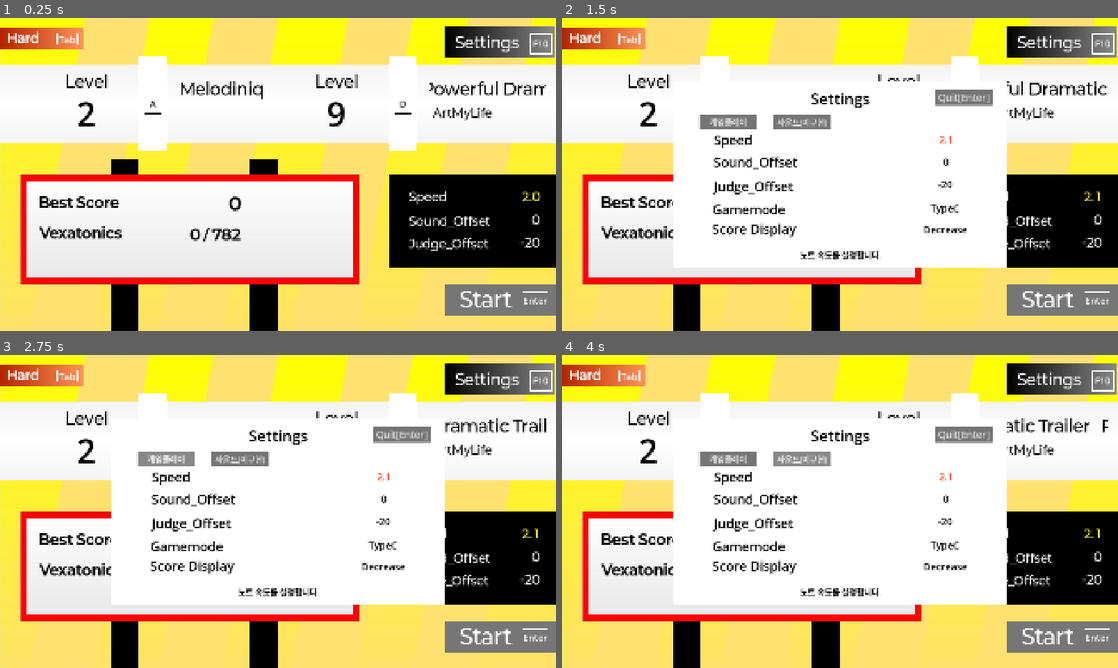
Above: before the commit, frames 1-4 (two rows, left to right).
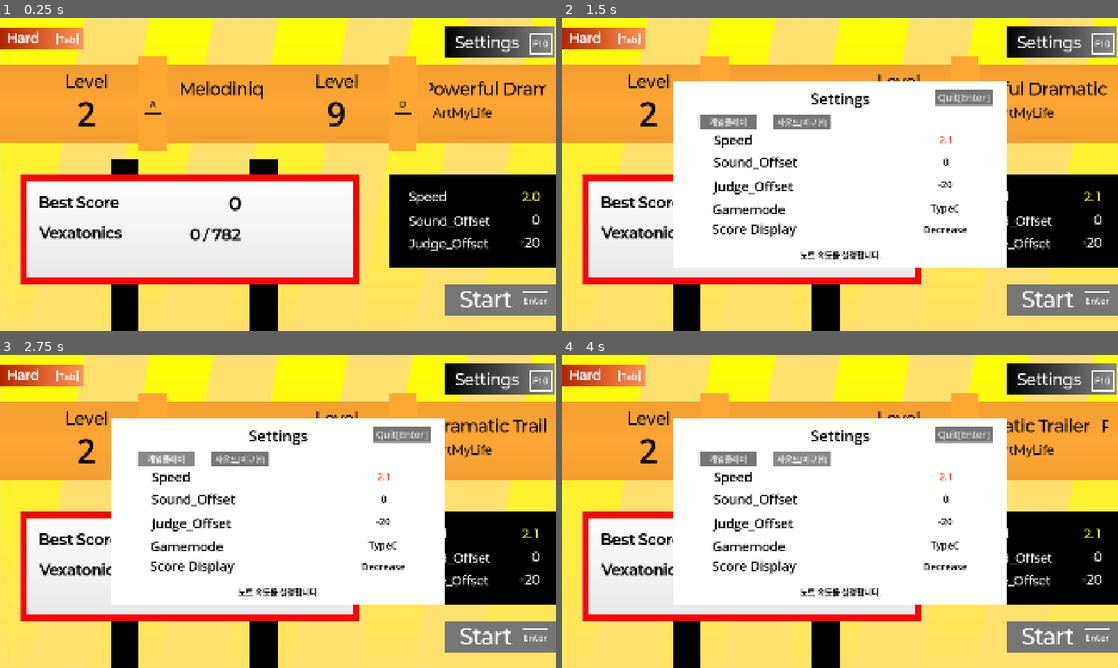
Above: after the commit, the same moments.

Repository: junu192857/Vexatonic-dash-2
Game: Godot game, scene res://Scenes/SelectSong.tscn
The game is run twice, just before and just after one commit, with the same random seed, the same clock (stepped at 60 frames per second) and the same inputs. This scene is started directly instead of the project's main scene.
Inputs (mouse positions are in pixels of both pictures, inside the frame that each line leads up to):
- Up to frame 1 (0.25 s): no input
- Up to frame 2 (1.5 s): tap Enter at 0.5, 0.6 s; move the mouse to (962, 158) at 0.52 s; hold Right 0.53-1.25 s; click (962, 158) at 0.67 s; tap Space at 0.77 s; click "Settings" at 1.25 s
- Up to frame 3 (2.75 s): click "게임플레이" at 2 s
- Up to frame 4 (4 s): click "게임플레이" at 2.75 s; click "사운드(미구현)" at 3.5 s

The runs differ from the first frame. In frame 1, 25% of the frame differs, in the area x 0-100%, y 12-43%; in frame 2, 13%; in frame 3, 13%; in frame 4, 13%.

Commit message:
이제 난이도에 따라 Holder 색깔이 바뀜

Diff:
--- a/vexatonic-dash-2/Scripts/SelectSong/SelectManager.gd
+++ b/vexatonic-dash-2/Scripts/SelectSong/SelectManager.gd
@@ -12,8 +12,16 @@
 @onready var settingButton: TextureButton = $CanvasLayer/Control/SettingButton
 @onready var startButton: TextureButton = $CanvasLayer/Control/StartButton
 
+
+
 @export var settingRectScene: PackedScene
 var settingRect
+
+const DIFFICULTY_COLORS: Array[Color] = [
+  Color(0.6, 1.0, 0.4),
+  Color(1.0, 0.65, 0.2),
+  Color(0.8, 0.4, 1.0),
+]
 
 var setting_open: bool = false
 var is_animating: bool = false
@@ -127,6 +135,7 @@
 	var diff = Setting.selected_difficulty
 	difficultyRect.set_gradient_texture(diff)
 	difficultyRect.get_node("Difficulty").text = Setting.DIFFICULTY_NAMES[diff]
+	songSelectionHolder.modulate = DIFFICULTY_COLORS[diff]
 
 func _refresh_song_data():
 	var meta = _get_metadata(0)
